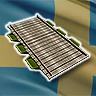
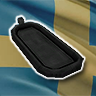
Before/after of a 96px x 96px layered artwork. What changed in the layer stack:
added layer "Assault Boat" above "Pontoon Raft" over [11, 17, 84, 78]
hid "Pontoon Raft" over [7, 15, 89, 80]
